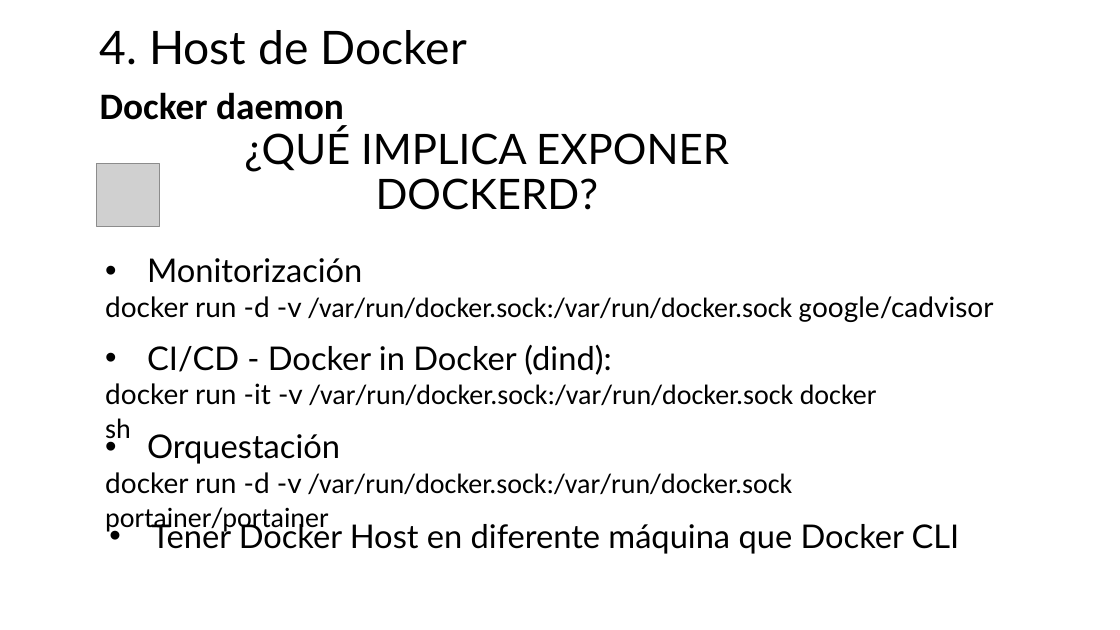
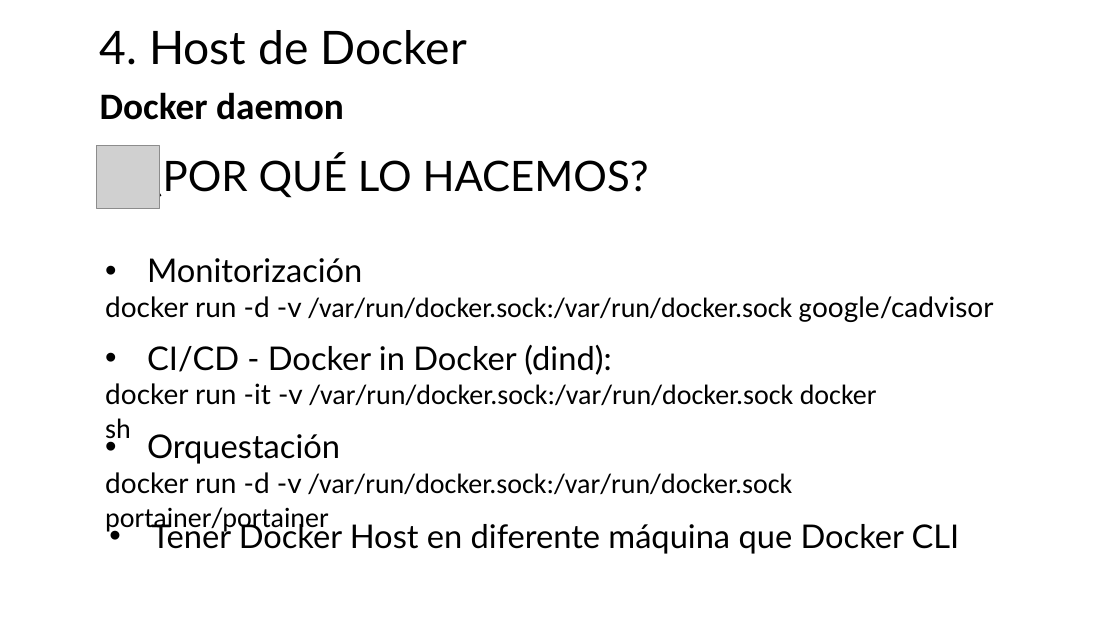
Before and after one commit to jpaniorte/docker25, a slide deck: slide 20 of ppt/1_arquitectura.pptx. Drawn at 1120x630 pixels with LibreOffice and Linux fonts; fonts in the diff are those of the drawing; grey boxes stand for pictures. Boxes give left, top, right and bottom in pixels: in the first picture for what was removed or moved away, otherwise in the second. Text is boxed around its words. In the diff, an @@ line names an element or a change of style, - is before the commit and + after.

```diff
--- a/ppt/1_arquitectura.pptx
+++ b/ppt/1_arquitectura.pptx
@@ picture: place and size @@
-picture at (97,164,160,227)
+picture at (97,146,160,209)
@@ text at (145,155,649,199): text changed @@
-¿QUÉ IMPLICA EXPONER DOCKERD?
+¿POR QUÉ LO HACEMOS?
```
Also in this commit, not shown: 3 other slides changed, 5 other files.
